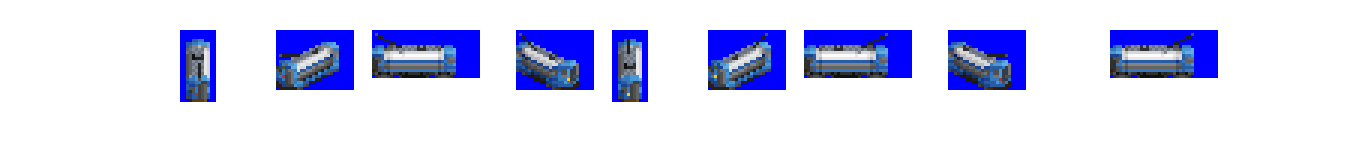
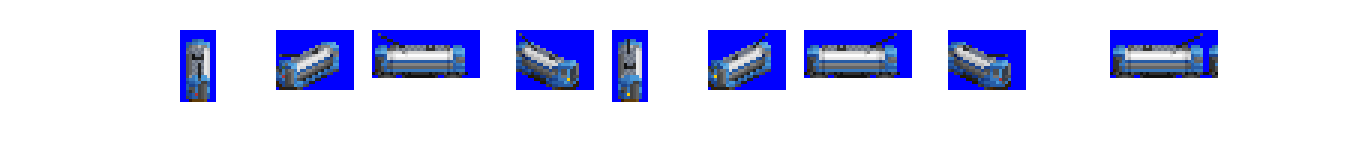
Two versions of the same layered image (1365 x 150). Layer-by-layer changes:
painted on "cc cab" over (372, 33, 1218, 78)
